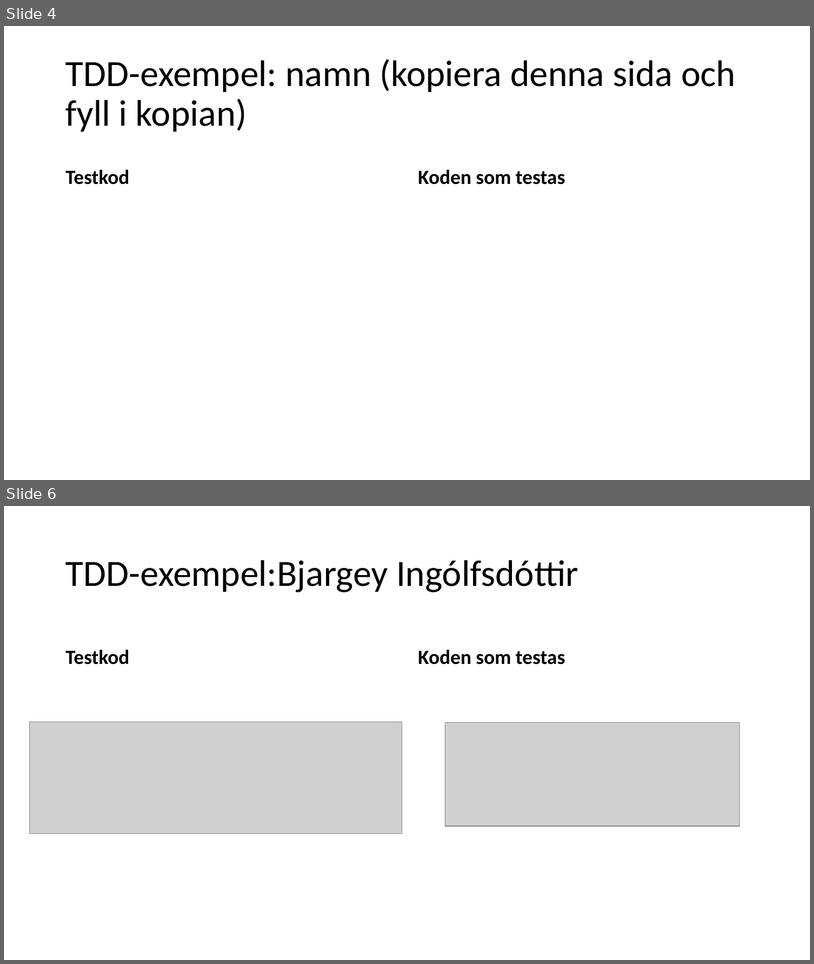
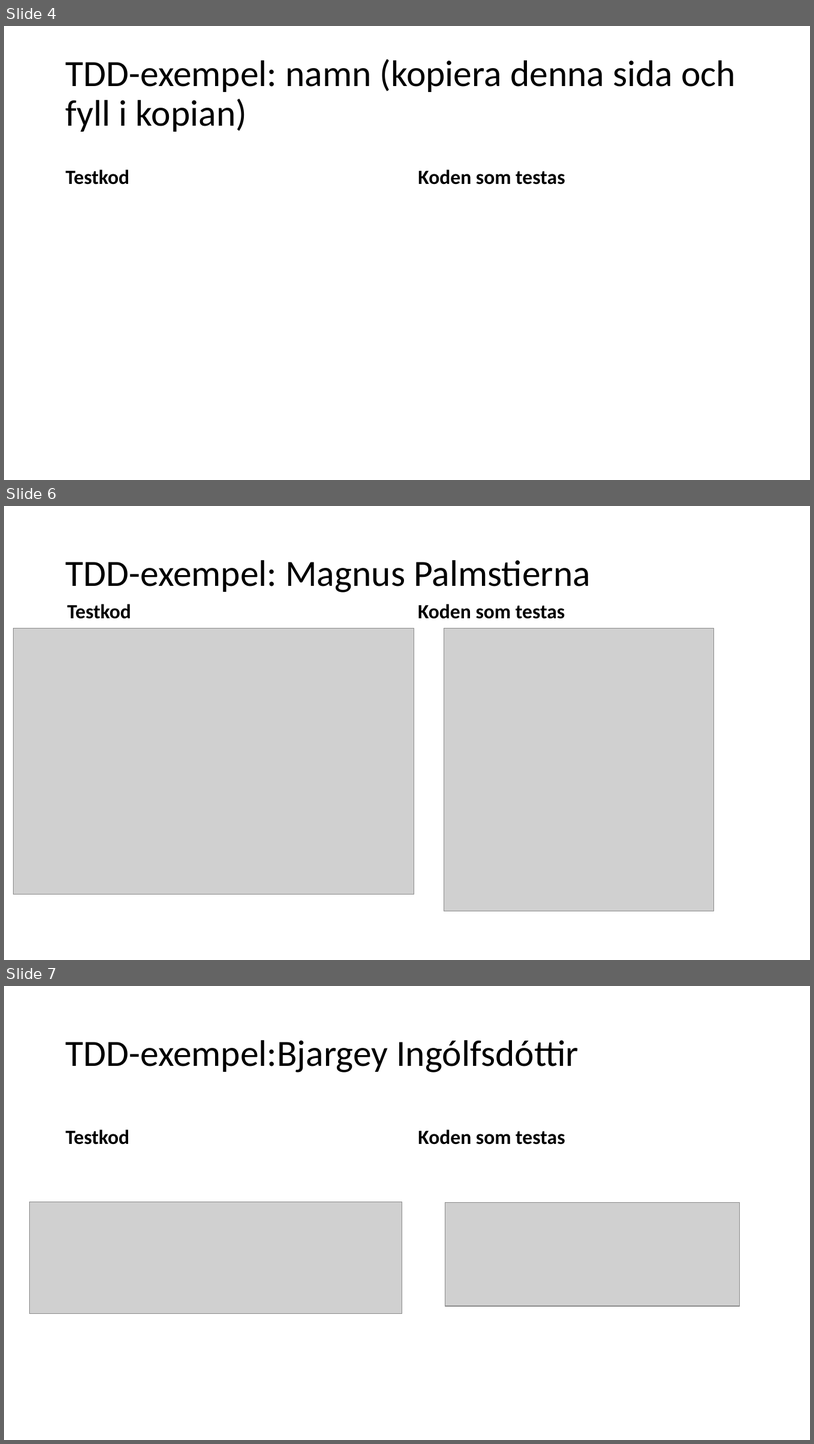
Before and after one commit to knopp10000/Inte_Roligt, a slide deck: slutredovisning.pptx. Shown one above the other, each under a label of ours: slides 4 and 6 before the commit, slides 4, 6 and 7 after it; the slides between them are not shown. The pictures are 814x964 and 814x1444 pixels, drawn with LibreOffice and Linux fonts; fonts in the diff are those of the drawing; grey boxes stand for pictures. Boxes give left, top, right and bottom in pixels: in the first picture for what was removed or moved away, otherwise in the second. Text is boxed around its words. In the diff, an @@ line names an element or a change of style, - is before the commit and + after.

```diff
--- a/slutredovisning.pptx
+++ b/slutredovisning.pptx
@@ slide 6 added at box(4, 506, 810, 960), background #FFFFFF @@
@@ title added at box(66, 560, 591, 592), 44 pt, text #000000 @@
+TDD-exempel: Magnus Palmstierna
@@ text added at box(67, 604, 131, 619), 24 pt, text #000000, bold @@
+Testkod
@@ text added at box(418, 604, 565, 619), 24 pt, text #000000, bold @@
+Koden som testas
@@ picture added at box(13, 628, 414, 894) @@
@@ picture added at box(444, 628, 714, 911) @@
@@ what was slide 6 is now slide 7 @@
```
Also in this commit, not shown: 2 slides changed, 4 other slides added.
